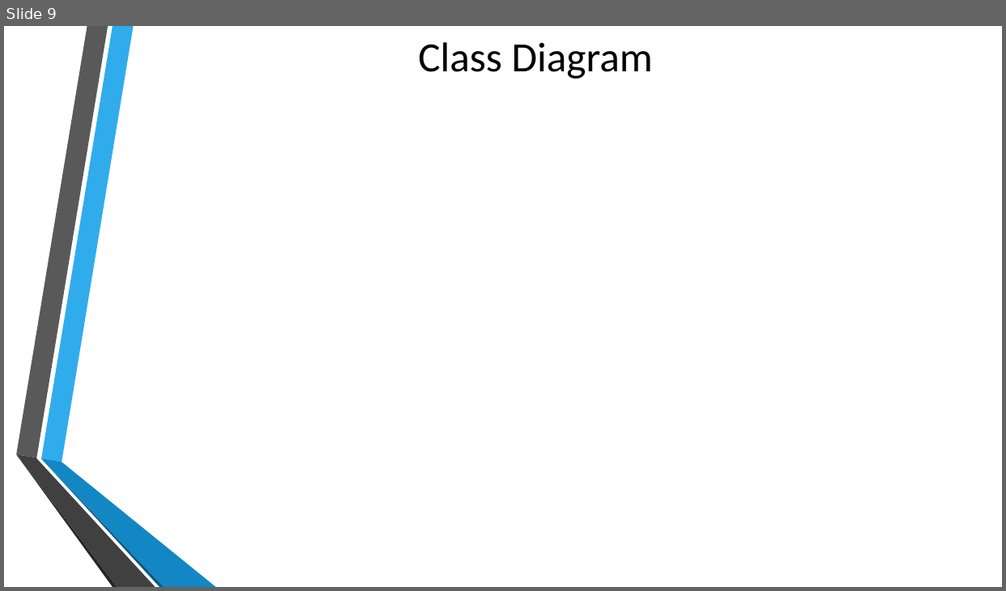
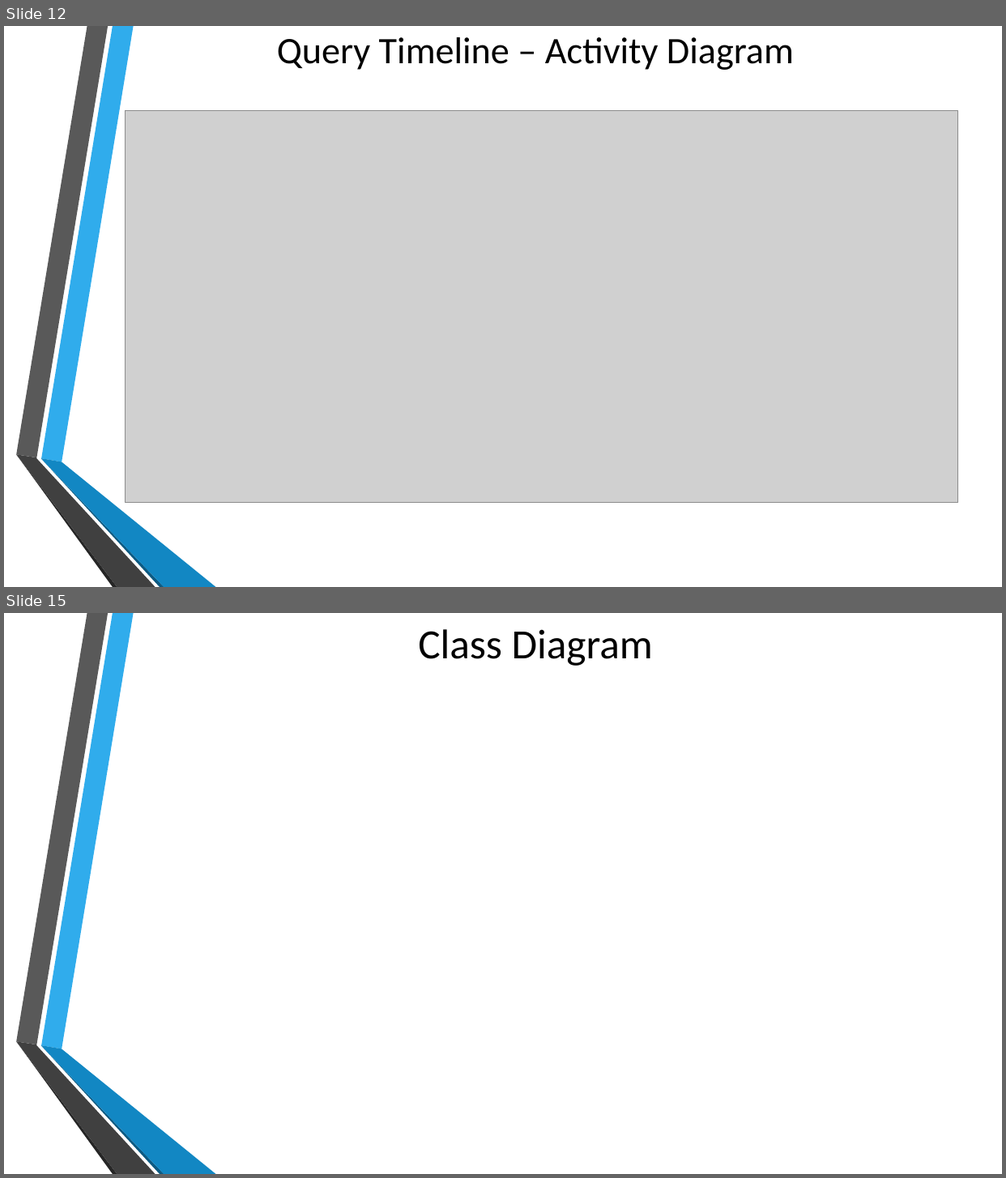
Before and after one commit to cewrobel/Colt_Timeline, a slide deck: presentation/Requirements_TimelineGroup.pptx. Shown one above the other, each under a label of ours: slide 9 before the commit, slides 12 and 15 after it; the slides between them are not shown. The pictures are 1006x591 and 1006x1178 pixels, drawn with LibreOffice and Linux fonts; fonts in the diff are those of the drawing; grey boxes stand for pictures; background and template pictures are left out. Boxes give left, top, right and bottom in pixels: in the first picture for what was removed or moved away, otherwise in the second. Text is boxed around its words. In the diff, an @@ line names an element or a change of style, - is before the commit and + after.

```diff
--- a/presentation/Requirements_TimelineGroup.pptx
+++ b/presentation/Requirements_TimelineGroup.pptx
@@ slide 12 added at bbox=[4, 26, 1002, 587], background picture (left out); not listed: 6 template elements that a slide beside it also shows @@
@@ title added at bbox=[277, 37, 794, 70], 36 pt, text #000000 @@
+Query Timeline – Activity Diagram
@@ picture added at bbox=[126, 110, 957, 503] @@
@@ what was slide 9 is now slide 15 @@
```
Also in this commit, not shown: 2 slides changed, 4 other slides added.
